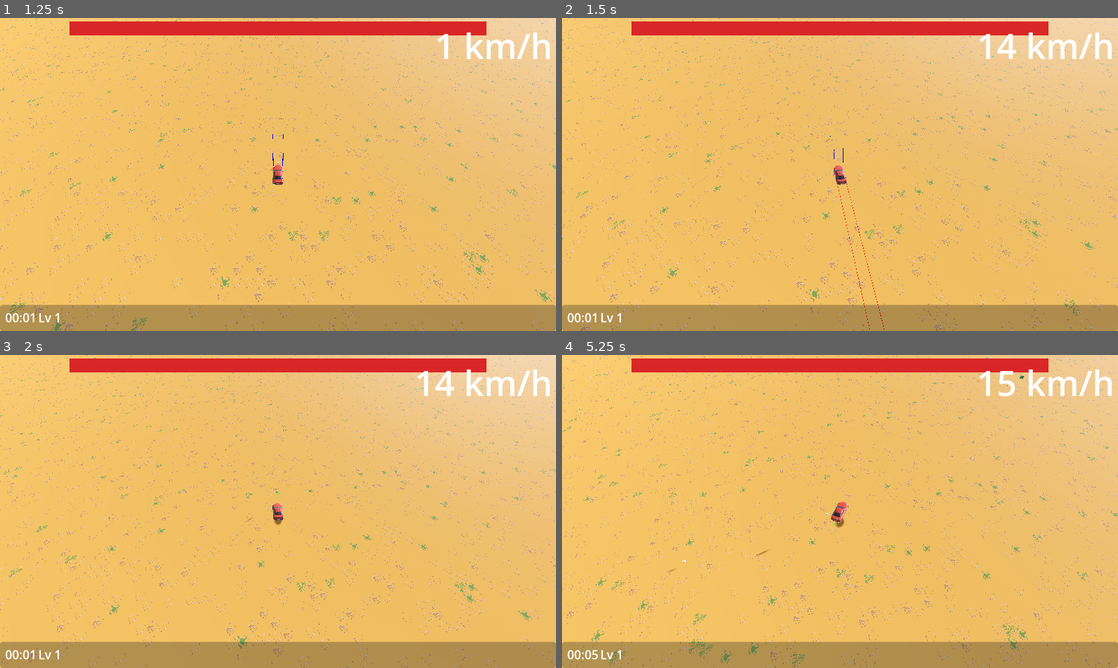
Above: before the commit, frames 1-4 (two rows, left to right).
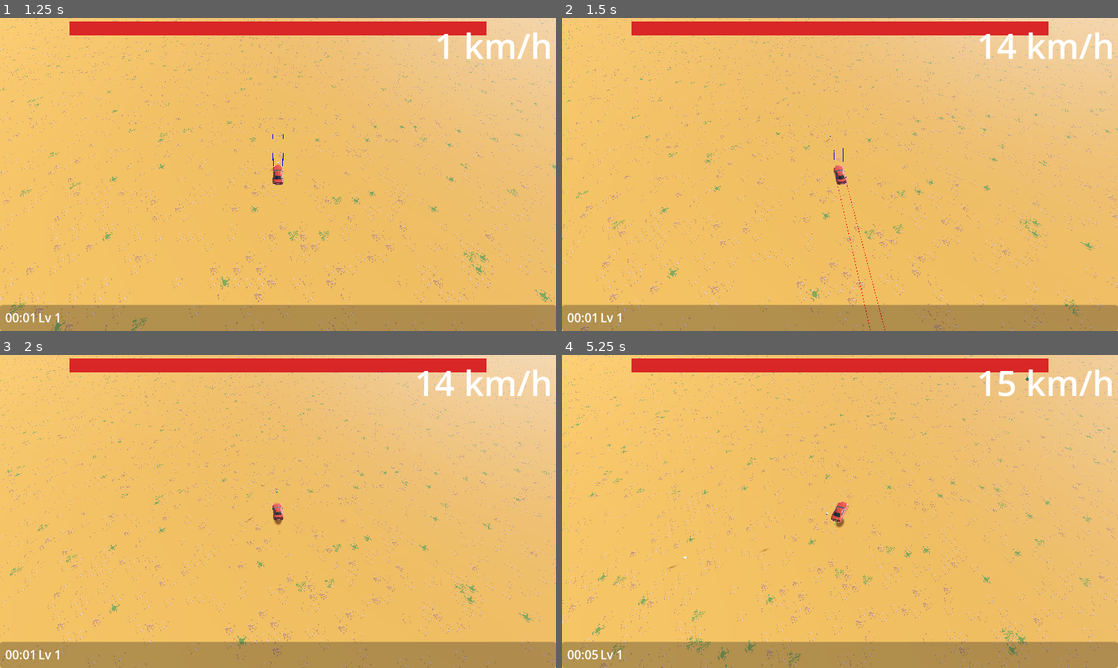
Above: after the commit, the same moments.

Repository: earv1/zom-zom-zoom-3d
Game: Godot game, scene res://scenes/ui/level_select.tscn
The game is run twice, just before and just after one commit, with the same random seed, the same clock (stepped at 60 frames per second) and the same inputs.
Inputs (mouse positions are in pixels of both pictures, inside the frame that each line leads up to):
- Up to frame 1 (1.25 s): click "MAIN GAME" at 0.5 s
- Up to frame 2 (1.5 s): tap Enter at 1.25 s; move the mouse to (962, 158) at 1.27 s; hold H (turn_right) from 1.28 s (still down); hold Right mouse button (accelerate) from 1.28 s (still down); click (962, 158) at 1.42 s
- Up to frame 3 (2 s): keep holding H (turn_right); keep holding Right mouse button (accelerate); tap Space (jump) at 1.52 s
- Up to frame 4 (5.25 s): release H (turn_right) at 2 s; release Right mouse button (accelerate) at 2 s; drag from (728, 527) to (812, 574) at 2.02 s; move the mouse to (895, 442) at 2.77 s; hold H (turn_right) 2.78-3.5 s; hold Shift (handbreak) 2.78-3.5 s; drag from (812, 574) to (673, 464) at 3.52 s; move the mouse to (1006, 558) at 4.27 s; hold F (turn_left) 4.28-5 s; tap Ctrl at 4.35 s; tap Space (jump) at 4.52 s; drag from (673, 464) to (756, 433) at 5.02 s

Frame 1 is identical in both runs. In frame 2, 0.8% of the frame differs, in the area x 0-100%, y 0-100%; in frame 3, 5.4%; in frame 4, 6.7%.

Commit message:
update seteering and enemy spawn rate

Diff:
--- a/scenes/enemy/enemy_spawner.gd
+++ b/scenes/enemy/enemy_spawner.gd
@@ -4,7 +4,7 @@
 @export var car: Node3D
 @export var spawn_radius: float = 40.0
 
-const MAX_ENEMIES := 400
+const MAX_ENEMIES := 200
 
 var _timer: float = 0.0
 var _pool: Array = []
@@ -23,7 +23,7 @@
 
 
 const RAMP_DURATION := 10.0  # seconds before full spawn rate
-const BATCH_MAX := 10
+const BATCH_MAX := 5
 
 func _process(delta: float) -> void:
 	_timer += delta
--- a/scenes/world/car.tscn
+++ b/scenes/world/car.tscn
@@ -25,7 +25,7 @@
 point_count = 4
 
 [sub_resource type="Curve" id="Curve_steer"]
-_data = [Vector2(0, 1.0), 0.0, 0.0, 0, 0, Vector2(0.25, 0.7), 0.0, 0.0, 0, 0, Vector2(0.55, 0.3), 0.0, 0.0, 0, 0, Vector2(1, 0.12), 0.0, 0.0, 0, 0]
+_data = [Vector2(0, 1.0), 0.0, 0.0, 0, 0, Vector2(0.25, 0.5), 0.0, 0.0, 0, 0, Vector2(0.55, 0.18), 0.0, 0.0, 0, 0, Vector2(1, 0.06), 0.0, 0.0, 0, 0]
 point_count = 4
 metadata/_snap_enabled = true
 
